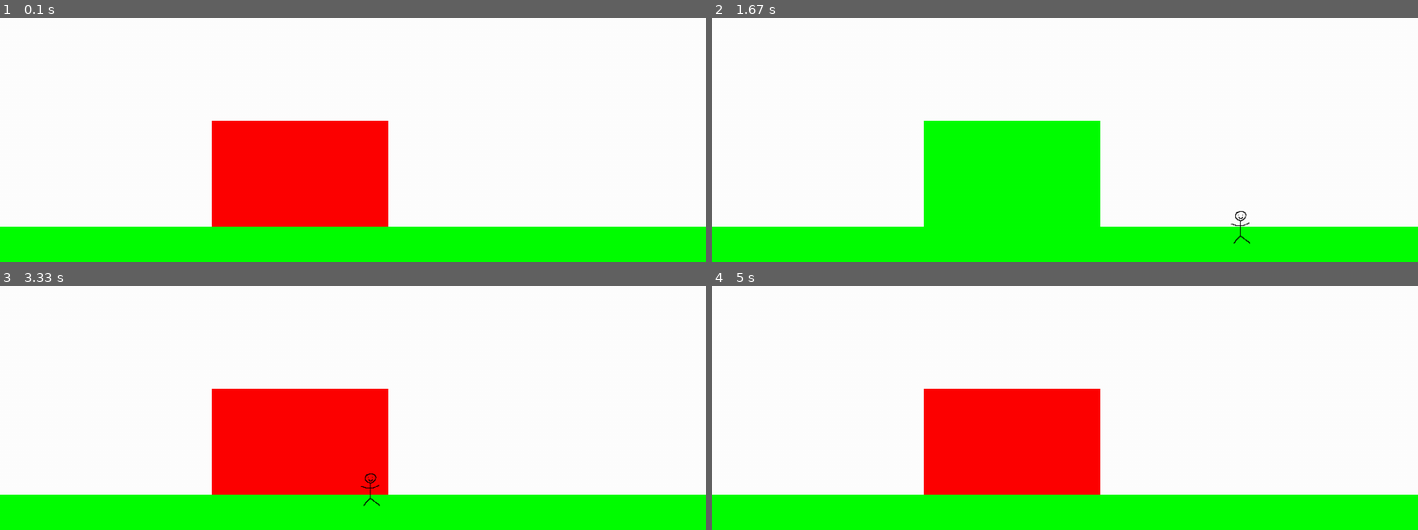
Above: before the commit, frames 1-4 (two rows, left to right).
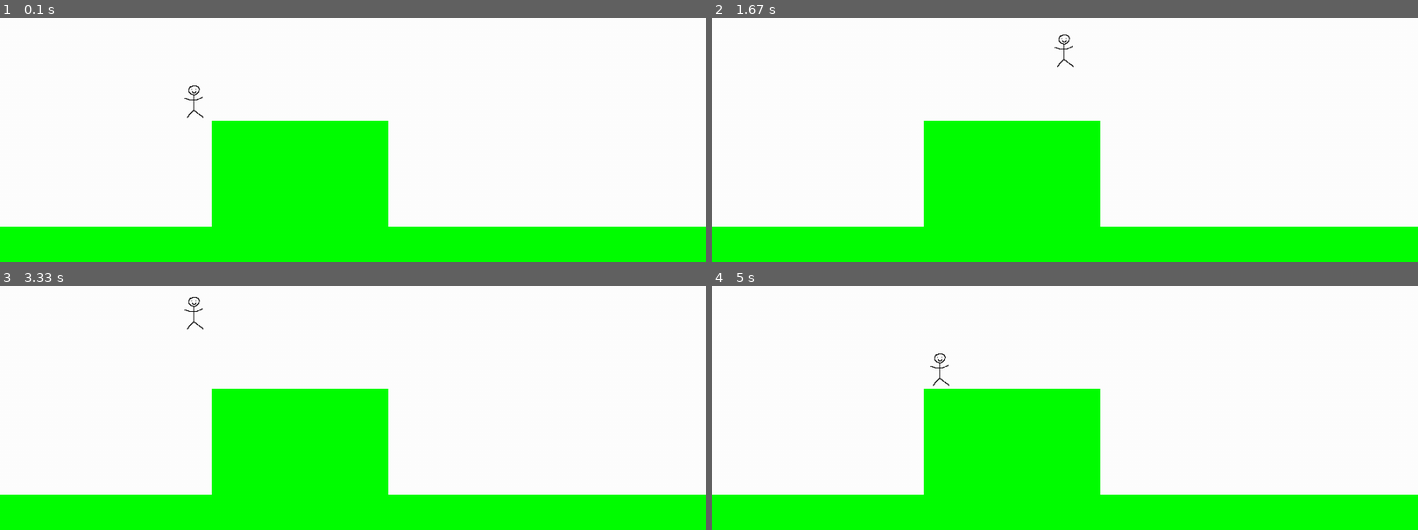
Above: after the commit, the same moments.

Repository: KDO1T/Return-To-Sender
Game: pygame game, started from main.py
Two runs of this game, one before a commit and one after it. Both use one fixed random seed, a clock stepped at 60 frames per second and the inputs below.
Inputs:
- Up to frame 1 (0.1 s): no input
- Up to frame 2 (1.67 s): hold D 0.33-0.8 s; hold W 0.83-1.13 s; hold D 1.17-1.63 s
- Up to frame 3 (3.33 s): hold A 1.67-2.2 s; hold S 2.23-2.53 s; hold A 2.57-2.97 s; hold W from 3 s (still down)
- Up to frame 4 (5 s): release W at 3.37 s; hold D 3.4-4.03 s; hold S 4.07-4.43 s; hold A 4.47-4.93 s; hold D from 4.97 s (still down)

The runs differ from the first frame. In frame 1, 11% of the frame differs, in the area x 26-55%, y 27-86%; in frame 2, 0.2%; in frame 3, 11%, in the area x 26-55%, y 4-91%; in frame 4, 11%.

Commit message:
made window size 1000x50 too btw

Diff:
--- a/main.py
+++ b/main.py
@@ -13,7 +13,7 @@
 
 # *--PLAYER STUFF--*
 player_sprite = pygame.image.load('sprites/jimmy.png')
-player_location = [500,500]
+player_location = [250,250]
 moving_up = False
 moving_down = False
 moving_right = False
@@ -23,7 +23,6 @@
 object_rect = pygame.Rect(300, 300, 250,250)
 
 #floor object
-
 floor_rect = pygame.Rect(0, window_size[1]-50, window_size[0], 50)
 
 
